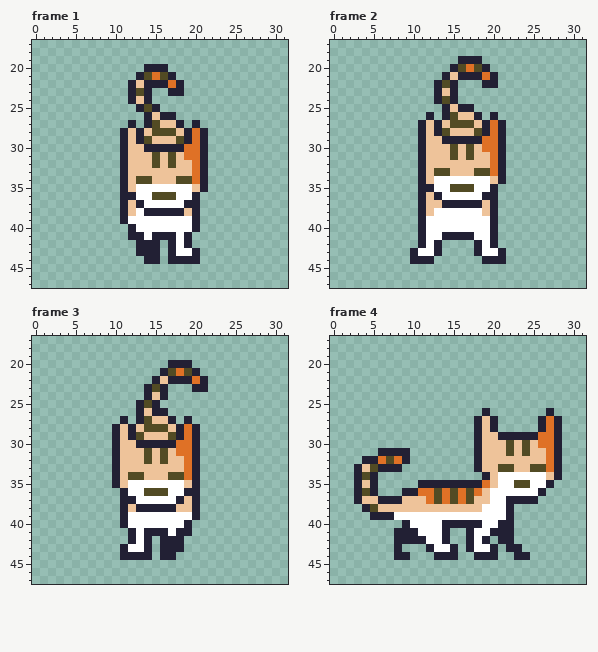
One commit to this pixel-art file: assets/imgs/cat.ase. Above: the version before the commit.
32x48 pixels, 12 frames. Shown: frame 1: x 0..31, y 17..47; frame 2: x 0..31, y 17..47; frame 3: x 0..31, y 17..47; frame 4: x 0..31, y 17..47. The commit also changed other frames, which this record leaves out.
And afterwards:
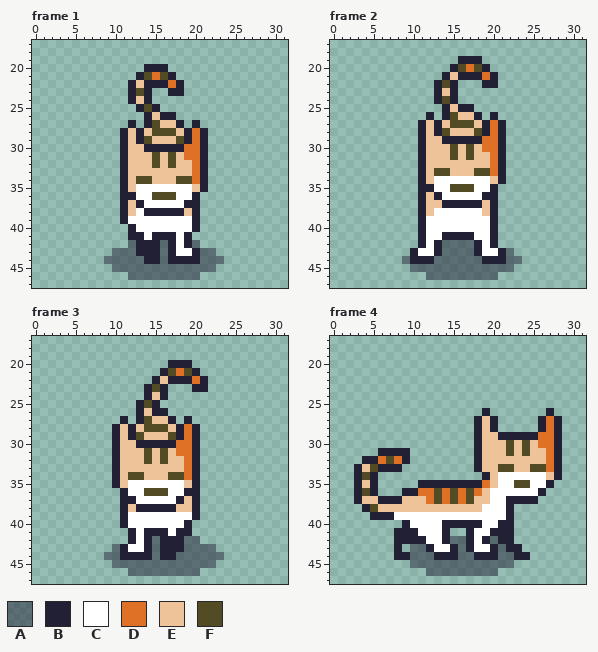
Palette (. is transparent): A #22203480  B #222034  C #ffffff  D #df7126  E #eec39a  F #524b24
The author wrote: Add shade to characters
Changes in this commit:
layer "shade" opacity 50% added
Frame 1, layer "shade":
The author put colour A in row 42 at x 12, 16 and 20; in row 43 at x 10 to 12, 16 and 21 to 22; in row 44 at x 9 to 13, 16 and 21 to 23; in row 45 at x 10 to 22; in row 46 at x 12 to 20.
Frame 2, layer "shade":
The author put colour A in row 42 at x 14 to 17; in row 43 at x 14 to 17 and 22; in row 44 at x 9, 13 to 18 and 22 to 23; in row 45 at x 10 to 22; in row 46 at x 12 to 20.
Frame 3, layer "shade":
The author put colour A in row 42 at x 15 and 19 to 20; in row 43 at x 10, 15 and 19 to 22; in row 44 at x 9 to 10, 15 and 18 to 23; in row 45 at x 10 to 22; in row 46 at x 12 to 20.
Frame 4, layer "shade":
The author put colour A in row 42 at x 15 to 16 and 20; in row 43 at x 10 to 11, 16 and 21; in row 44 at x 10 to 12, 16 to 17 and 21 to 22; in row 45 at x 10 to 22; in row 46 at x 12 to 20.
